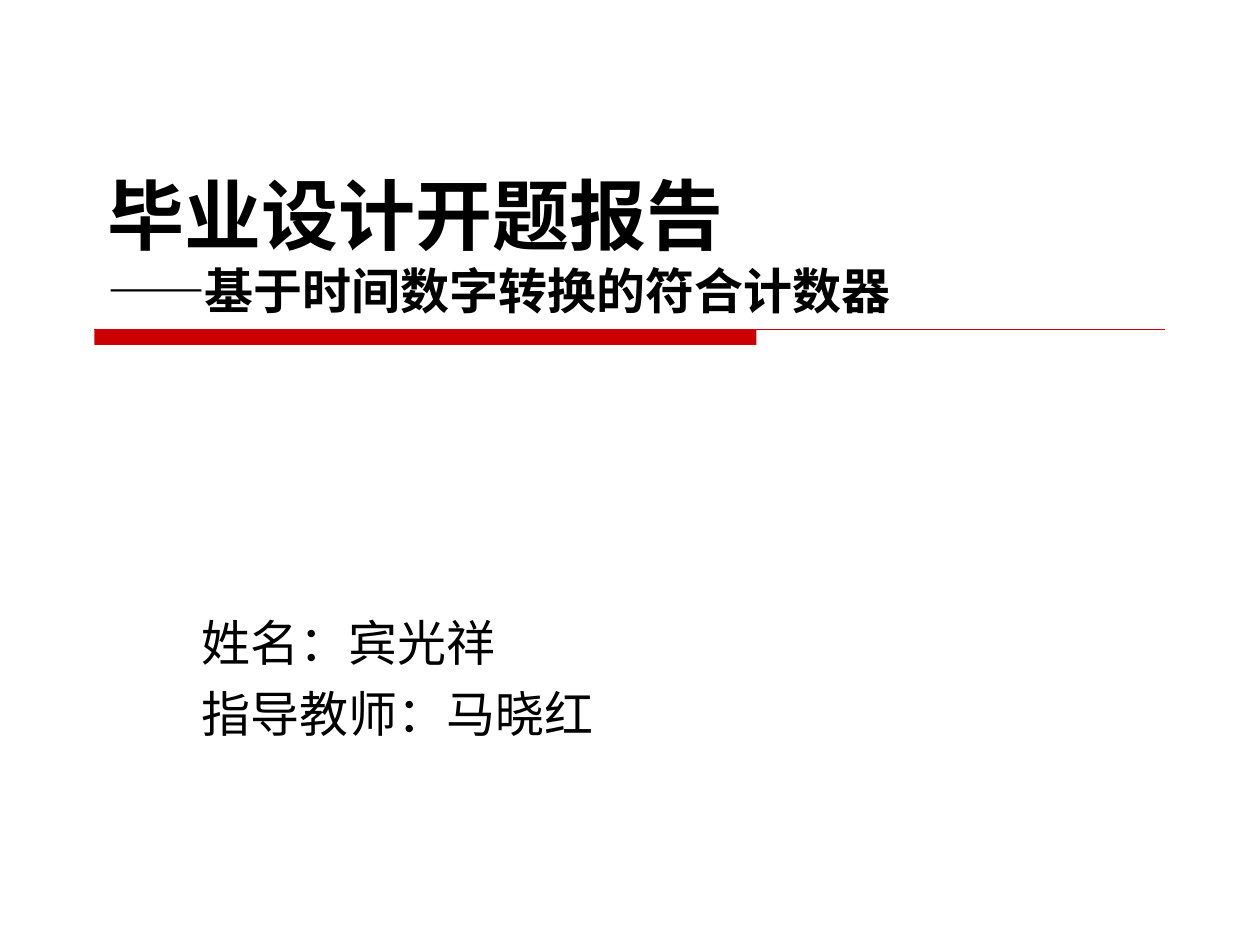
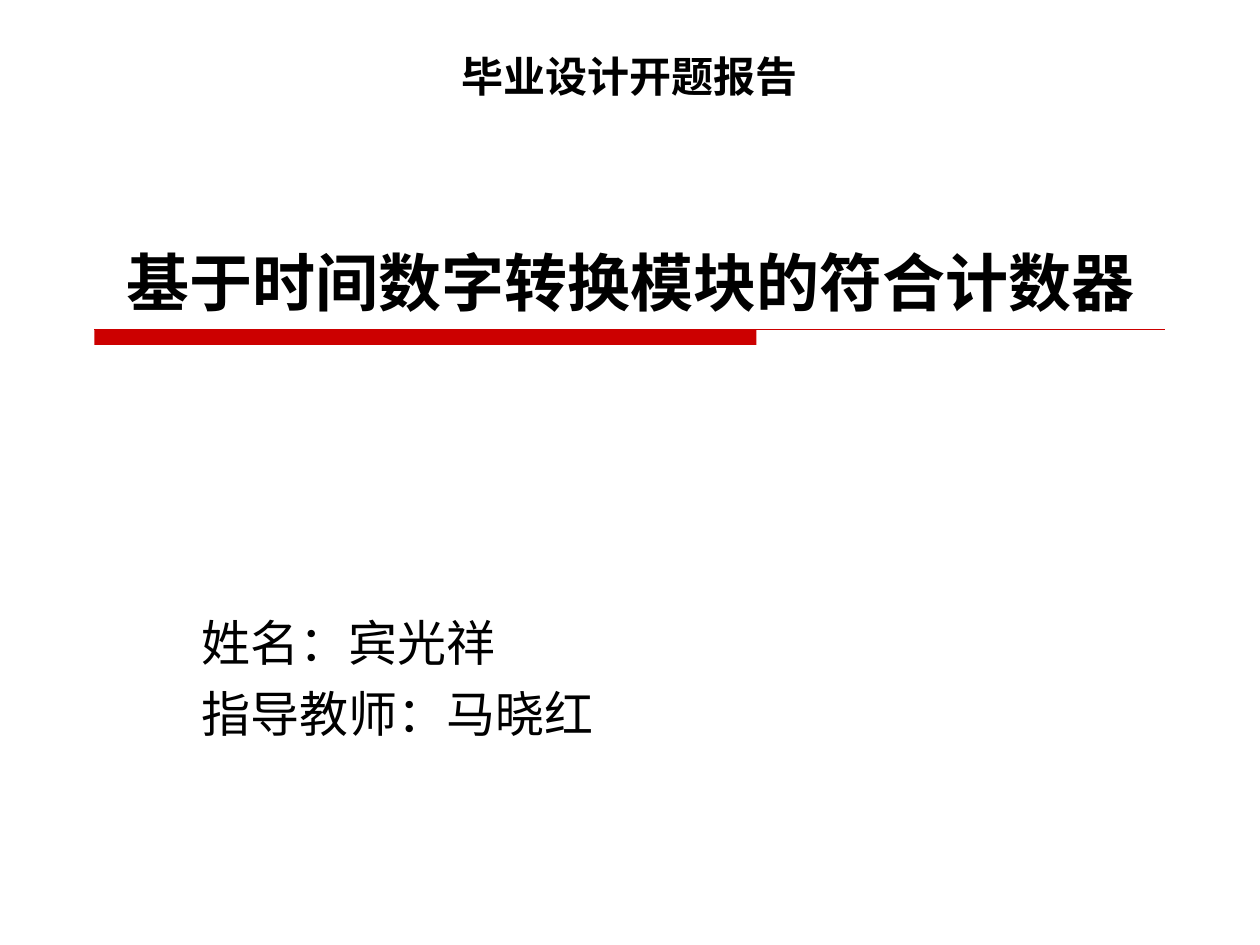
Before and after one commit to BevisGX/git, a slide deck: slide 1 of 开题PPT_宾光祥.ppt. Drawn at 1260x945 pixels with LibreOffice and Linux fonts; fonts in the diff are those of the drawing; background and template pictures are left out. Boxes give left, top, right and bottom in pixels: in the first picture for what was removed or moved away, otherwise in the second. Text is boxed around its words. In the diff, an @@ line names an element or a change of style, - is before the commit and + after.

```diff
--- a/开题PPT_宾光祥.ppt
+++ b/开题PPT_宾光祥.ppt
@@ title at [126, 56, 1134, 312]: text changed; size 28 to 36 pt @@
-毕业设计开题报告
-——基于时间数字转换的符合计数器
+毕业设计开题报告
+基于时间数字转换模块的符合计数器
```
Also in this commit, not shown: 4 other slides changed, 7 slides added, 7 slides removed, 1 other file.
